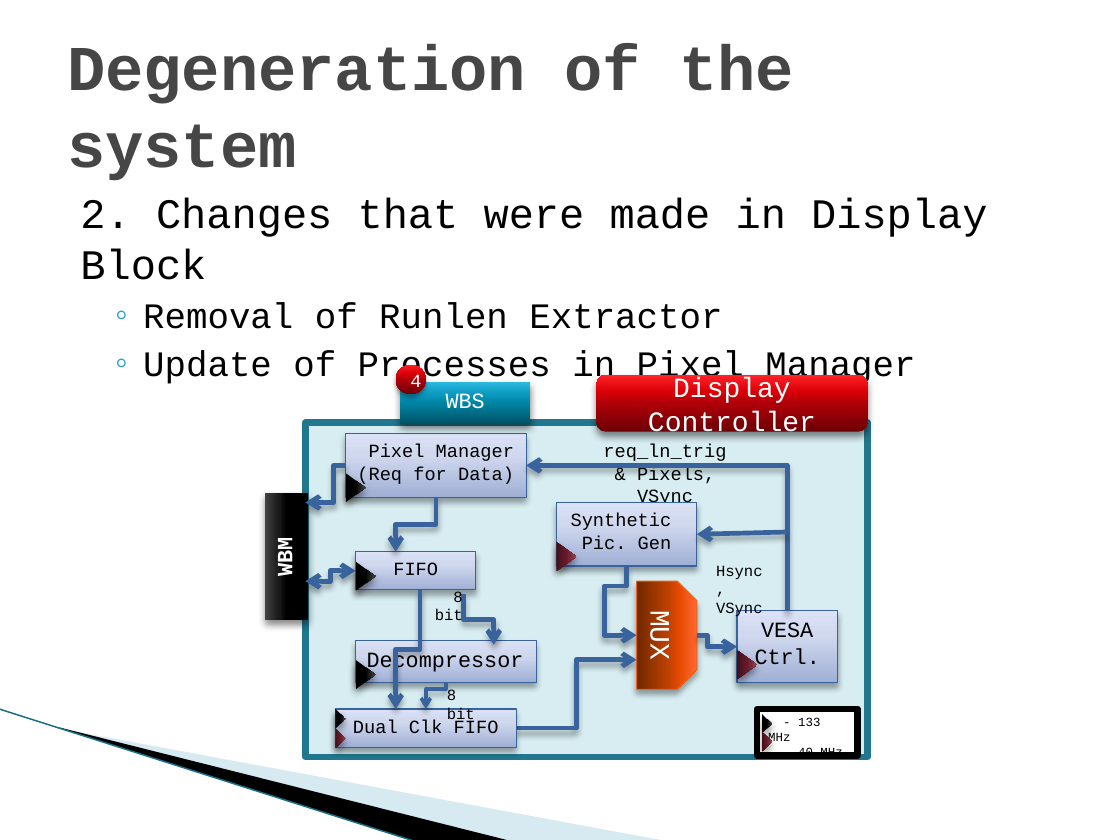
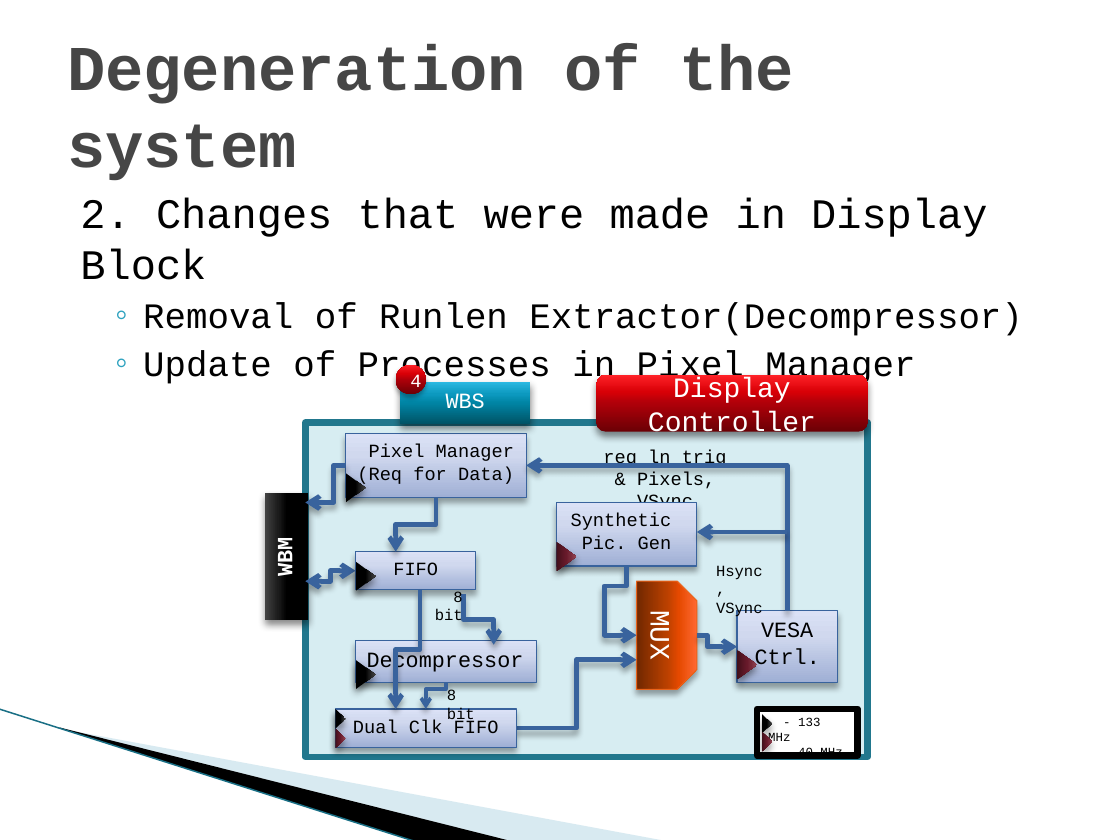
Before and after one commit to shizzz88/image-rotation-technion-ee, a slide deck: slide 5 of Presentation/Mid_Presentation.pptx. Drawn at 1120x840 pixels with LibreOffice and Linux fonts; fonts in the diff are those of the drawing; background and template pictures are left out. Boxes give left, top, right and bottom in pixels: in the first picture for what was removed or moved away, otherwise in the second. Text is boxed around its words. In the diff, an @@ line names an element or a change of style, - is before the commit and + after.

```diff
--- a/Presentation/Mid_Presentation.pptx
+++ b/Presentation/Mid_Presentation.pptx
@@ text at [143, 303, 1022, 336]: text changed @@
-  ◦ Removal of Runlen Extractor
+  ◦ Removal of Runlen Extractor(Decompressor)
@@ text "req_ln_trig" rewrapped from [603, 444, 726, 503] to [603, 450, 726, 513] @@
```
Also in this commit, not shown: 3 other slides changed, 1 other file.
